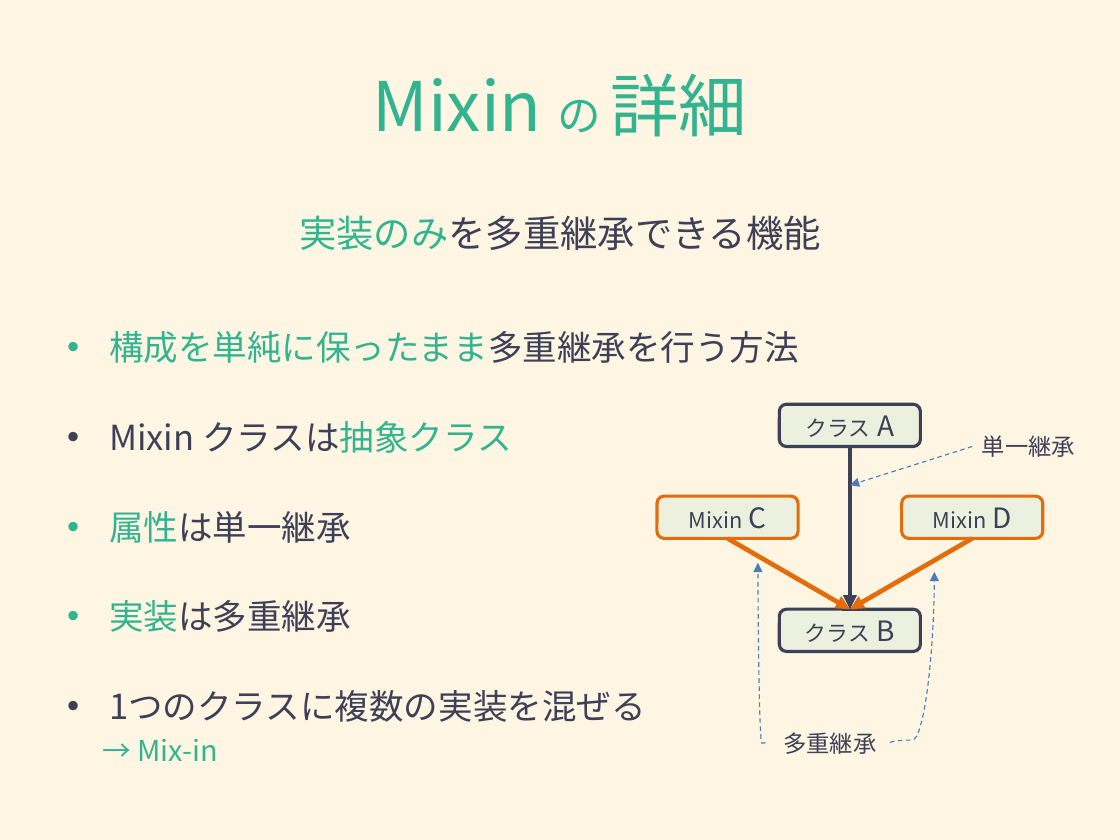
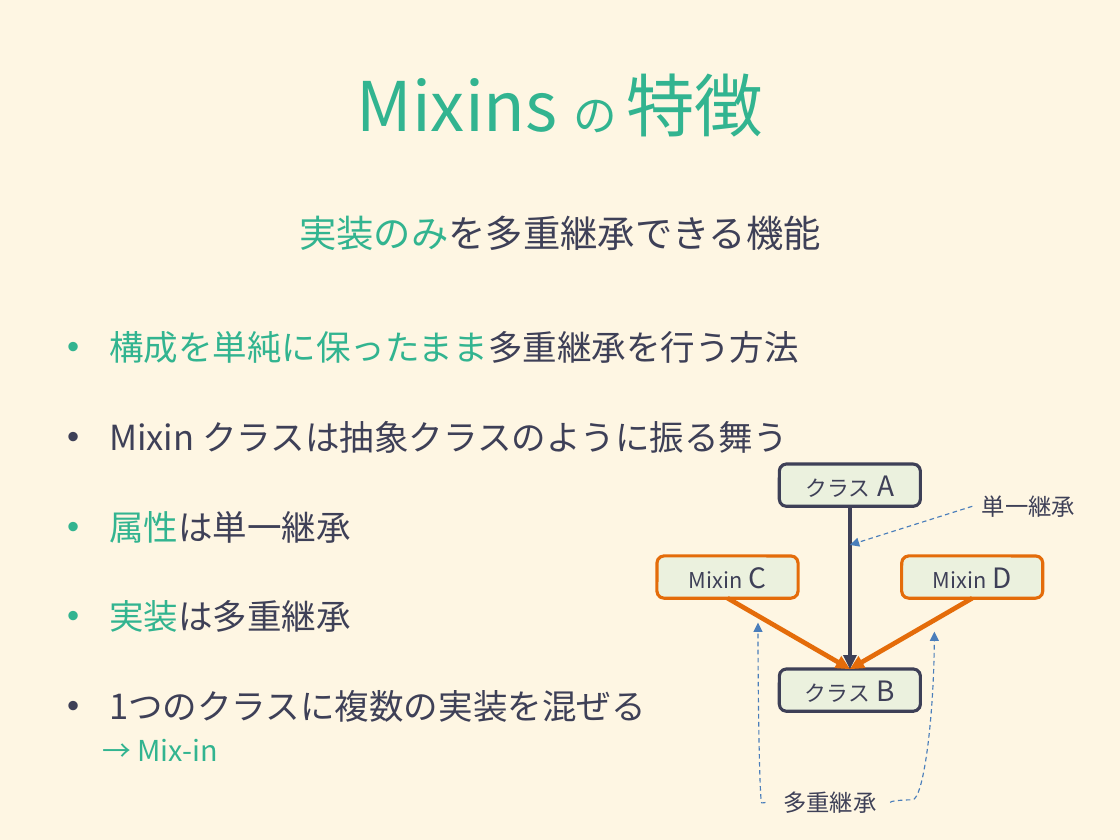
Before and after one commit to Hikari-Kubota/sandbox-todo-ts-angular, a slide deck: slide 5 of typescript/typescript_mixins.pptx. Drawn at 1120x840 pixels with LibreOffice and Linux fonts; fonts in the diff are those of the drawing. Boxes give left, top, right and bottom in pixels: in the first picture for what was removed or moved away, otherwise in the second. Text is boxed around its words. In the diff, an @@ line names an element or a change of style, - is before the commit and + after.

```diff
--- a/typescript/typescript_mixins.pptx
+++ b/typescript/typescript_mixins.pptx
@@ title at (357, 73, 763, 137): text changed @@
-Mixin の 詳細
+Mixins の 特徴
@@ text at (109, 421, 788, 453): text changed @@
-• Mixin クラスは抽象クラス
+• Mixin クラスは抽象クラスのように振る舞う
@@ 4 rounded rectangles, 4 arrows, 2 texts, 2 curved arrows: place and size @@
-4 rounded rectangles, 4 arrows, 2 texts, 2 curved arrows at (657, 404, 1075, 754)
+4 rounded rectangles, 4 arrows, 2 texts, 2 curved arrows at (657, 464, 1075, 813)
```
Also in this commit, not shown: 5 other slides changed, 3 other files.
